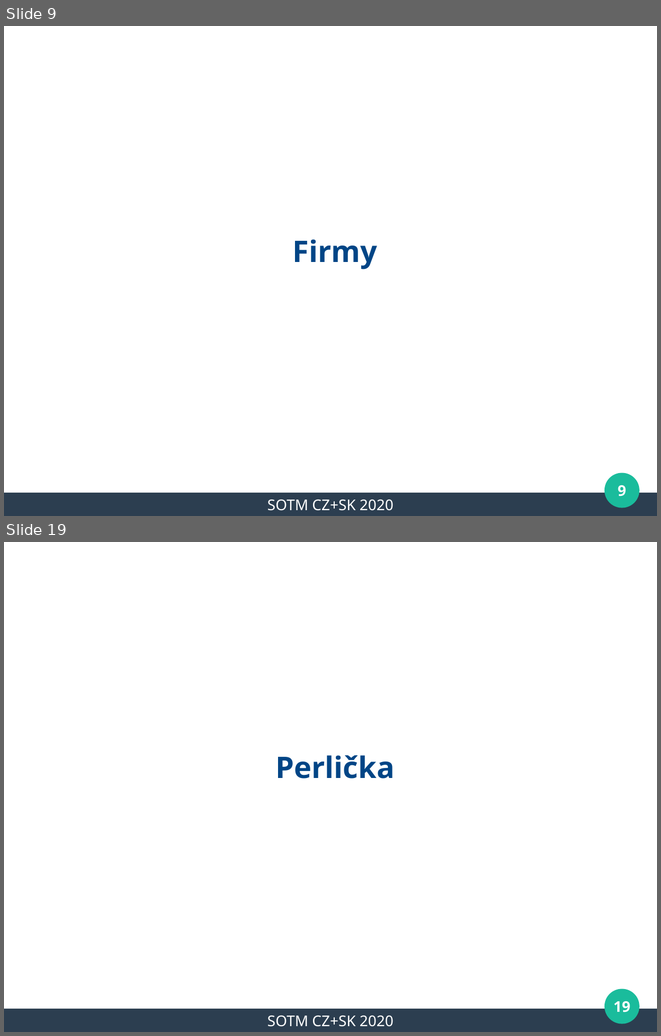
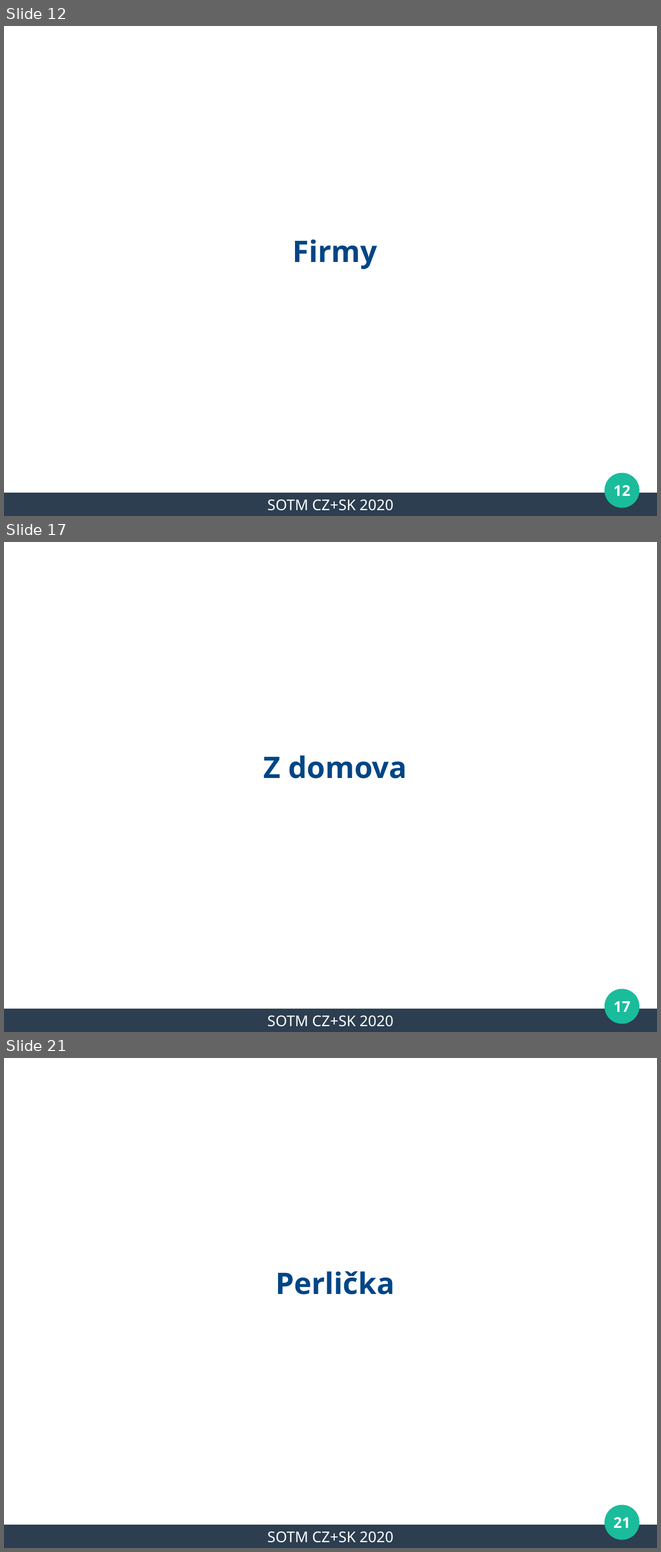
Before and after one commit to mkyral/osm, a slide deck: prezentace/SOTM_CZ_2020/mkyral_WeeklyOSM_2020.odp. Shown one above the other, each under a label of ours: slides 9 and 19 before the commit, slides 12, 17 and 21 after it; the slides between them are not shown. The pictures are 661x1036 and 661x1552 pixels, drawn with LibreOffice and Linux fonts; fonts in the diff are those of the drawing; background and template pictures are left out. Boxes give left, top, right and bottom in pixels: in the first picture for what was removed or moved away, otherwise in the second. Text is boxed around its words. In the diff, an @@ line names an element or a change of style, - is before the commit and + after.

Commit message:
SOTM_2020 - final version

```diff
--- a/prezentace/SOTM_CZ_2020/mkyral_WeeklyOSM_2020.odp
+++ b/prezentace/SOTM_CZ_2020/mkyral_WeeklyOSM_2020.odp
@@ slide 17 added at (x1=4, y1=542, x2=657, y2=1032), background #FFFFFF; not listed: 3 template elements that a slide beside it also shows @@
@@ subtitle added at (x1=263, y1=755, x2=407, y2=778), 36 pt, text #004586, bold @@
+Z domova
@@ page number added at (x1=614, y1=1001, x2=630, y2=1012), 18 pt, text #FFFFFF, bold @@
+17
@@ text added at (x1=267, y1=1015, x2=394, y2=1026), 18 pt, text #FFFFFF @@
+SOTM CZ+SK 2020
@@ what was slide 9 is now slide 12 @@
@@ page number at (x1=614, y1=484, x2=630, y2=496): text changed @@
-9
+12
@@ what was slide 19 is now slide 21 @@
@@ page number at (x1=614, y1=1516, x2=630, y2=1528): text changed @@
-19
+21
```
Also in this commit, not shown: 8 slides changed, 2 other slides added, 1 slide removed.
